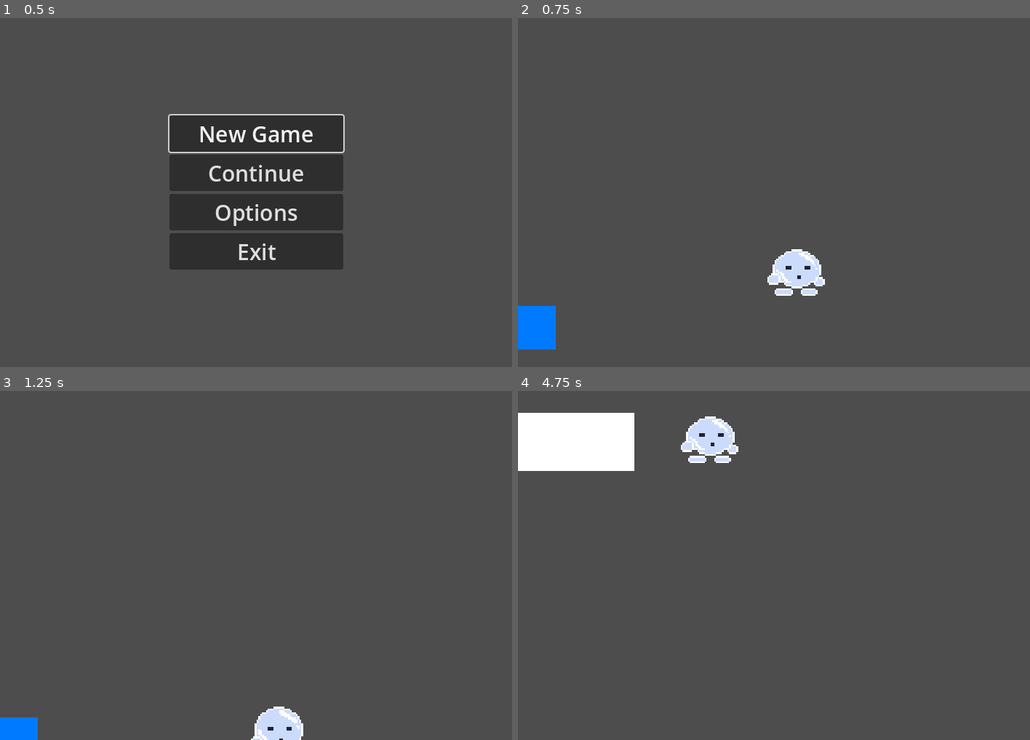
Above: before the commit, frames 1-4 (two rows, left to right).
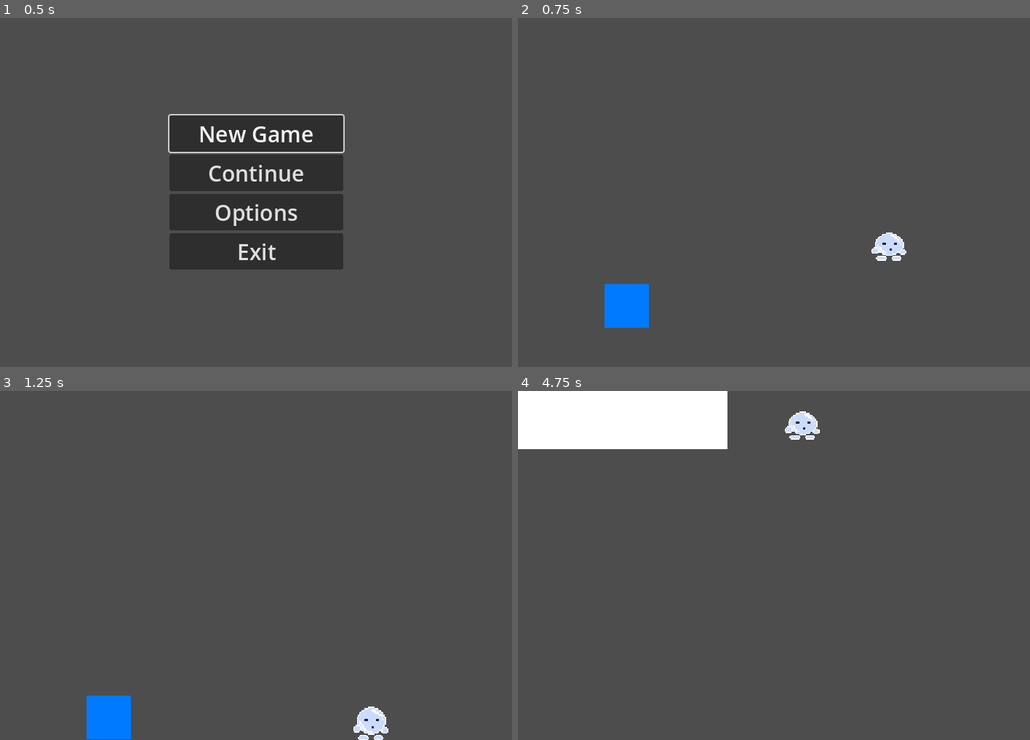
Above: after the commit, the same moments.

Repository: orestulis05/project-bubble
Game: Godot game, scene res://scenes/MainMenu.tscn
Two runs of this game, one before a commit and one after it. Both use one fixed random seed, a clock stepped at 60 frames per second and the inputs below.
Inputs:
- Up to frame 1 (0.5 s): no input
- Up to frame 2 (0.75 s): click "New Game" at 0.5 s
- Up to frame 3 (1.25 s): no input
- Up to frame 4 (4.75 s): hold D (move_right) 1.28-2.78 s; tap Space (jump) at 1.52, 2.27, 3.77, 4.52 s; hold A (move_left) 2.78-3.53 s; hold D (move_right) from 3.53 s (still down)

Frame 1 is identical in both runs. In frame 2, 3.4% of the frame differs, in the area x 0-76%, y 61-95%; in frame 3, 2.8%; in frame 4, 6.5%, in the area x 0-59%, y 0-23%.

Commit message:
Small changes
Camera, player bub rate n shit

Diff:
--- a/scenes/Decorated Shit.tscn
+++ b/scenes/Decorated Shit.tscn
@@ -75,7 +75,7 @@
 
 [node name="Player" parent="." groups=["Player"] instance=ExtResource("1_0jjtx")]
 z_index = 5
-position = Vector2(295, -165)
+position = Vector2(301, -162)
 
 [node name="Base TileLayer" type="TileMapLayer" parent="."]
 tile_map_data = PackedByteArray("AAAAAPv/AQABAAAAAAABAPv/AQABAAAAAAACAPv/AQABAAAAAAADAPv/AQABAAAAAAAEAPv/AQABAAAAAAAFAP …(1584 unchanged characters)…
--- a/scenes/Player.tscn
+++ b/scenes/Player.tscn
@@ -175,8 +175,7 @@
 alpha_curve = SubResource("CurveTexture_7r5y5")
 
 [node name="Player" type="CharacterBody2D"]
-position = Vector2(252, 395)
-scale = Vector2(5, 5)
+scale = Vector2(3, 3)
 script = ExtResource("1_6lfdg")
 
 [node name="CollisionShape2D" type="CollisionShape2D" parent="."]
--- a/scenes/TestingMap.tscn
+++ b/scenes/TestingMap.tscn
@@ -24,7 +24,7 @@
 tile_set = SubResource("TileSet_8p2xn")
 
 [node name="Camera2D" type="Camera2D" parent="."]
-position = Vector2(480, -270)
+position = Vector2(352, -240)
 script = ExtResource("3_d03bf")
 
 [node name="Jellyfish" parent="." instance=ExtResource("4_lpv60")]
--- a/scripts/Player.gd
+++ b/scripts/Player.gd
@@ -7,7 +7,7 @@
 @export var max_bubble_quantity : float = 100.0
 @onready var bubble_quantity : float = max_bubble_quantity
 @onready var initial_scale : Vector2 = scale
-@export var bubble_decrease_rate : float = 0.5
+@export var bubble_decrease_rate : float = 0.3
 @onready var animated_sprite: AnimatedSprite2D = %animated_sprite
 @onready var legs: Sprite2D = %legs
 @onready var bubbles: GPUParticles2D = %bubbles
@@ -36,10 +36,10 @@
 		velocity += get_gravity() * delta
 
 	# Change color
-	if bubble_quantity <= 50:
+	if bubble_quantity <= 70:
 		$animated_sprite.modulate = Color.RED
 		$legs.modulate = Color.RED
-	if bubble_quantity <= 25:
+	if bubble_quantity <= 40:
 		Globals.continue_game()
 
 	move_and_slide()
--- a/scripts/checkpoint.gd
+++ b/scripts/checkpoint.gd
@@ -1,3 +1,4 @@
+class_name Checkpoint
 extends Area2D
 
 @export var checkpoint_id : int = 0
Not shown: 1 places in scenes/TestingMap.tscn that only renumber resources
